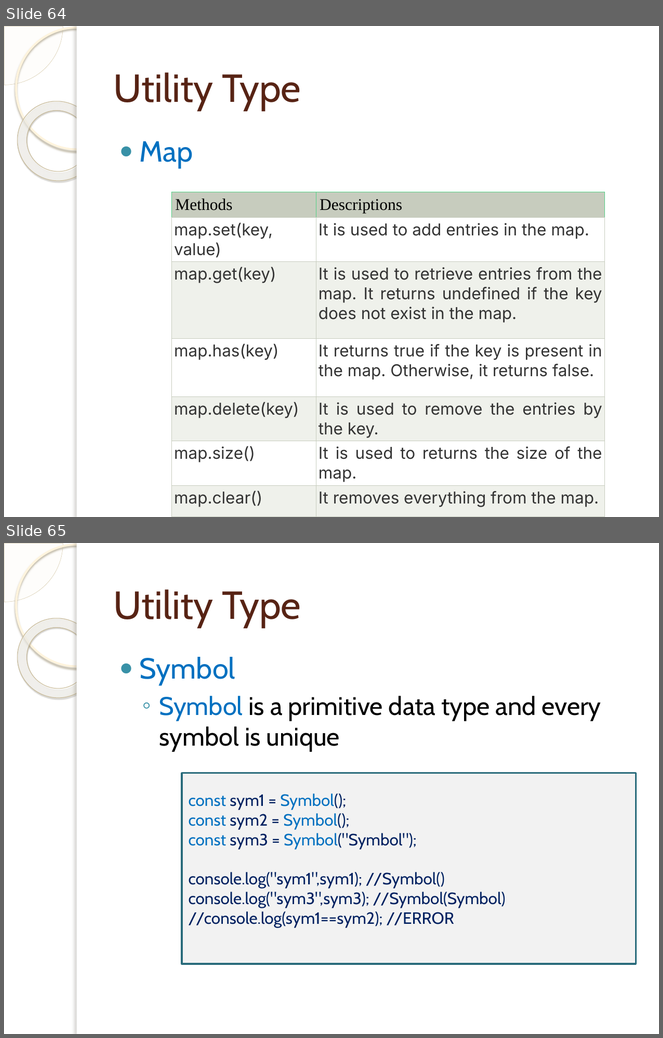
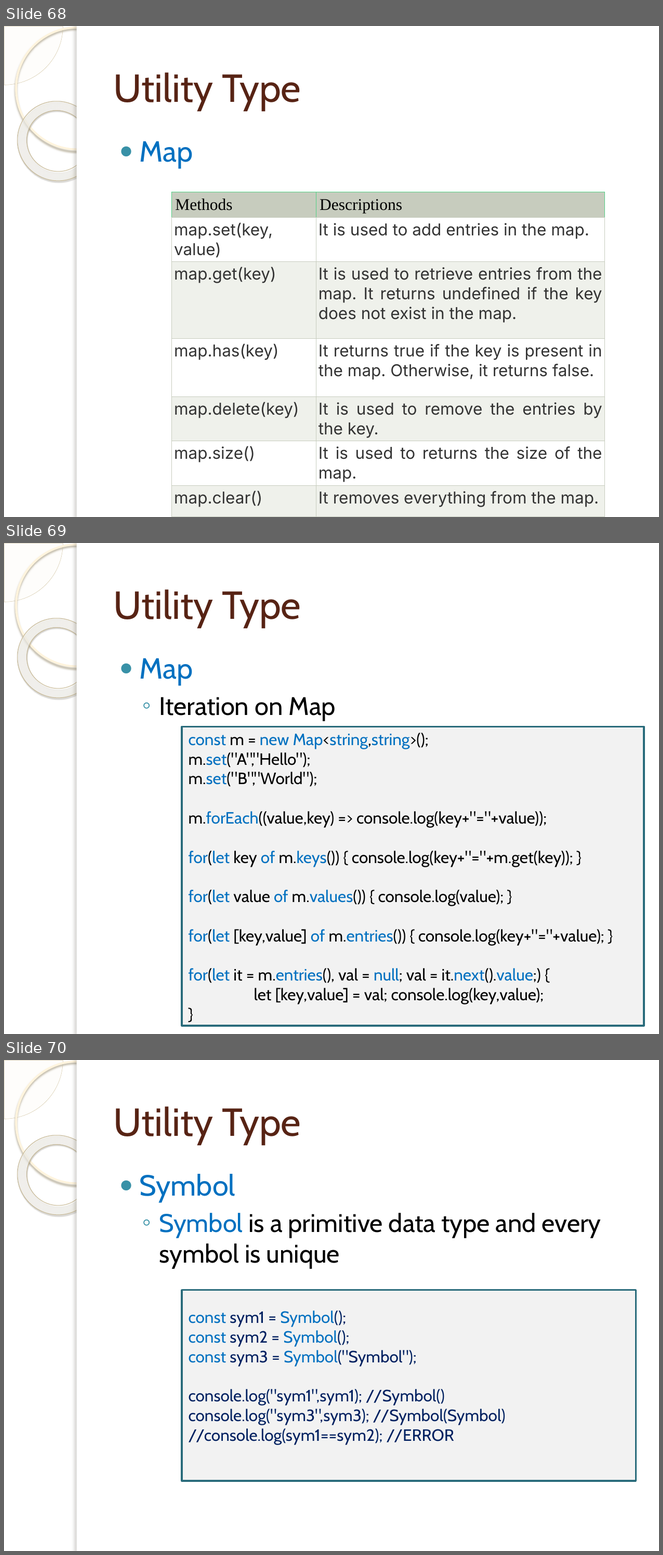
Before and after one commit to tassun/train-ts, a slide deck: Introduction to TypeScript.pptx. Shown one above the other, each under a label of ours: slides 64 and 65 before the commit, slides 68, 69 and 70 after it. The pictures are 663x1038 and 663x1555 pixels, drawn with LibreOffice and Linux fonts; fonts in the diff are those of the drawing; background and template pictures are left out. Boxes give left, top, right and bottom in pixels: in the first picture for what was removed or moved away, otherwise in the second. Text is boxed around its words. In the diff, an @@ line names an element or a change of style, - is before the commit and + after.

```diff
--- a/Introduction to TypeScript.pptx
+++ b/Introduction to TypeScript.pptx
@@ slide 69 added at <box>4,543,659,1034</box>, background picture (left out); not listed: 5 template elements that a slide beside it also shows @@
@@ title added at <box>113,589,301,627</box>, 43 pt, text #572314 @@
+Utility Type
@@ text added at <box>140,658,336,721</box>, 28 pt, text #000000 @@
+● Map
+  ◦ Iteration on Map
@@ rectangle added at <box>182,727,644,1027</box>, fill #F2F2F2, outline #296B7C 2 pt, 18 pt, text #000000 @@
+const m = new Map<string,string>();
+m.set("A","Hello");
+m.set("B","World");
+m.forEach((value,key) => console.log(key+"="+value));
+for(let key of m.keys()) { console.log(key+"="+m.get(key)); }
+for(let value of m.values()) { console.log(value); }
+for(let [key,value] of m.entries()) { console.log(key+"="+value); }
+for(let it = m.entries(), val = null; val = it.next().value;) {
+let [key,value] = val; console.log(key,value);
+}
@@ what was slide 64 is now slide 68 @@
@@ what was slide 65 is now slide 70 @@
```
Also in this commit, not shown: 3 slides changed, 5 other slides added, 1 other file.
